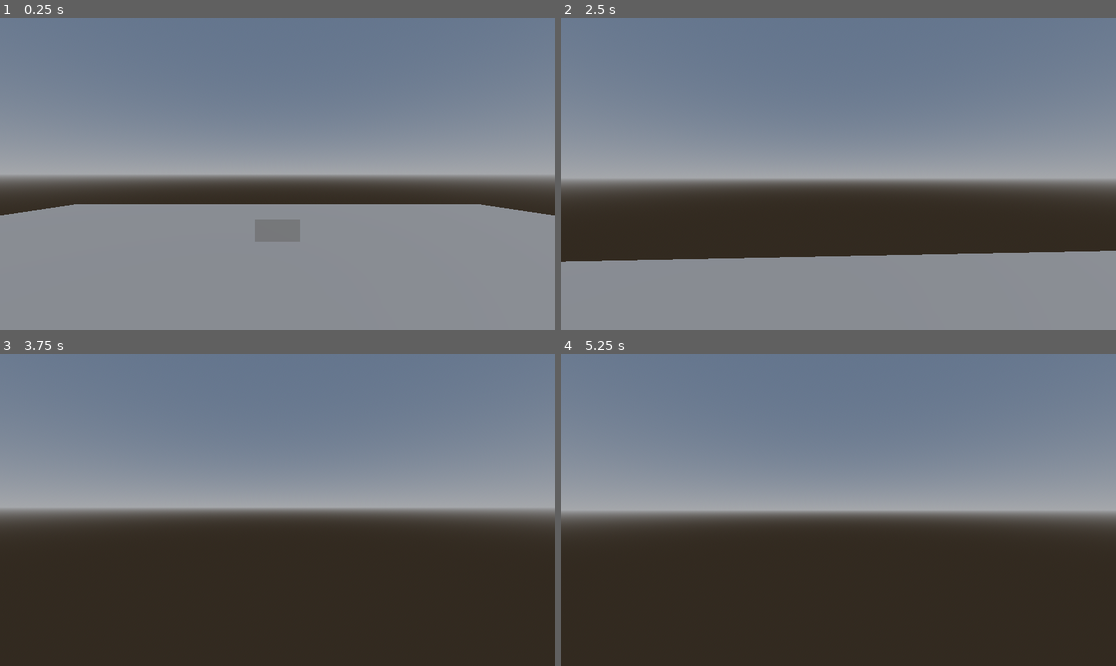
Above: before the commit, frames 1-4 (two rows, left to right).
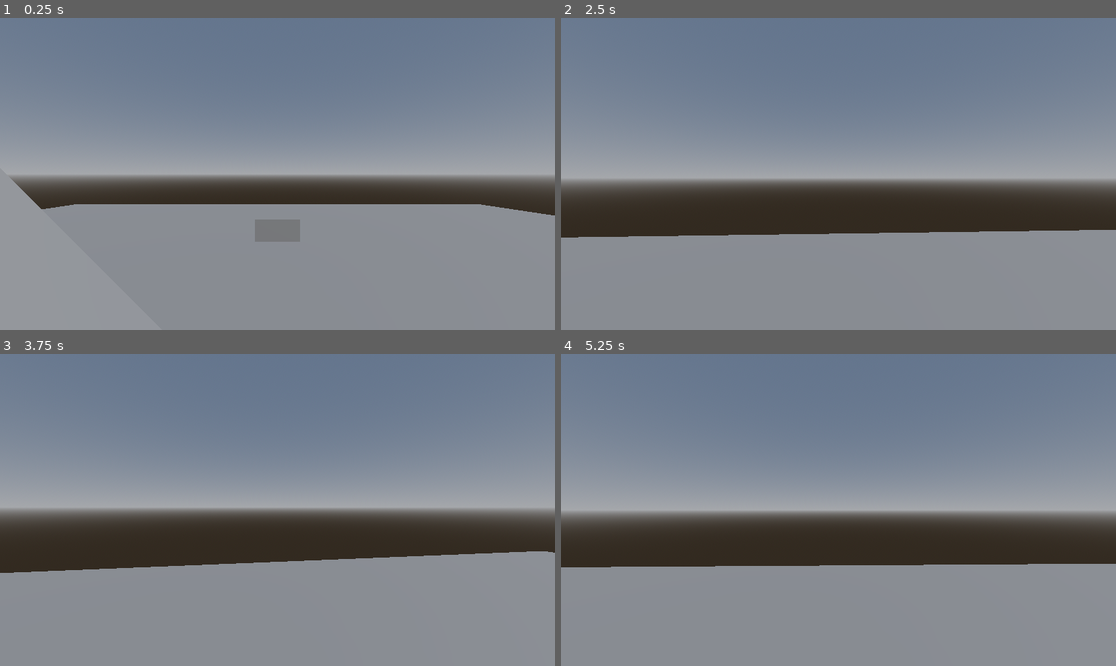
Above: after the commit, the same moments.

Repository: Ieida/Jame-Gam-Christmas
Game: Godot game, scene res://level_0/level_0.tscn
Two runs of this game, one before a commit and one after it. Both use one fixed random seed, a clock stepped at 60 frames per second and the inputs below.
Inputs (mouse positions are in pixels of both pictures, inside the frame that each line leads up to):
- Up to frame 1 (0.25 s): no input
- Up to frame 2 (2.5 s): tap Enter at 0.5 s; move the mouse to (866, 174) at 0.52 s; hold W (move_forward) from 0.53 s (still down); move the mouse to (810, 174) at 1.27 s; move the mouse to (849, 167) at 2.02 s
- Up to frame 3 (3.75 s): keep holding W (move_forward); move the mouse to (271, 516) at 2.77 s; tap Space at 3.5 s; move the mouse to (316, 513) at 3.52 s
- Up to frame 4 (5.25 s): keep holding W (move_forward); tap Enter at 4.25 s; move the mouse to (794, 506) at 4.27 s; tap Space at 5 s; move the mouse to (844, 510) at 5.02 s

The runs differ from the first frame. In frame 1, 0.5% of the frame differs, in the area x 0-8%, y 51-64%; in frame 2, 7.2%; in frame 3, 33%, in the area x 0-100%, y 63-100%; in frame 4, 32%.

Commit message:
small improvements

Diff:
--- a/level_0/level_0.tscn
+++ b/level_0/level_0.tscn
@@ -25,6 +25,13 @@
 [sub_resource type="ConcavePolygonShape3D" id="ConcavePolygonShape3D_nknhi"]
 data = PackedVector3Array(-0.5, 0.5, 0.5, 0.5, 0.5, 0.5, -0.5, -0.5, 0.5, 0.5, 0.5, 0.5, 0.5, -0.5, 0.5, -0.5, -0.5, 0. …(500 unchanged characters)…
 
+[sub_resource type="PrismMesh" id="PrismMesh_hvavc"]
+left_to_right = 0.0
+size = Vector3(3, 3, 3)
+
+[sub_resource type="ConcavePolygonShape3D" id="ConcavePolygonShape3D_ljss2"]
+data = PackedVector3Array(-1.5, 1.5, 1, 1.5, -1.5, 1, -1.5, -1.5, 1, -1.5, 1.5, -1, -1.5, -1.5, -1, 1.5, -1.5, -1, -1.5, 1.5, 1, -1.5, 1.5, -1, 1.5, -1.5, 1, -1.5, 1.5, -1, 1.5, -1.5, -1, 1.5, -1.5, 1, -1.5, 1.5, -1, -1.5, 1.5, 1, -1.5, -1.5, -1, -1.5, 1.5, 1, -1.5, -1.5, 1, -1.5, -1.5, -1, -1.5, -1.5, 1, 1.5, -1.5, 1, -1.5, -1.5, -1, 1.5, -1.5, 1, 1.5, -1.5, -1, -1.5, -1.5, -1)
+
 [node name="Level0" type="Node3D"]
 
 [node name="WorldEnvironment" type="WorldEnvironment" parent="."]
@@ -32,6 +39,8 @@
 
 [node name="DirectionalLight3D" type="DirectionalLight3D" parent="."]
 transform = Transform3D(0.707107, -0.5, 0.5, 0, 0.707107, 0.707107, -0.707107, -0.5, 0.5, 0, 0, 0)
+
+[node name="Player" parent="." instance=ExtResource("1_x7sid")]
 
 [node name="Floor" type="MeshInstance3D" parent="."]
 mesh = SubResource("PlaneMesh_um0av")
@@ -59,4 +68,11 @@
 [node name="CollisionShape3D" type="CollisionShape3D" parent="Box2/StaticBody3D"]
 shape = SubResource("ConcavePolygonShape3D_nknhi")
 
-[node name="Player" parent="." instance=ExtResource("1_x7sid")]
+[node name="Ramp" type="MeshInstance3D" parent="."]
+transform = Transform3D(1, 0, 0, 0, 1, 0, 0, 0, 1, -2, 1.5, 0)
+mesh = SubResource("PrismMesh_hvavc")
+
+[node name="StaticBody3D" type="StaticBody3D" parent="Ramp"]
+
+[node name="CollisionShape3D" type="CollisionShape3D" parent="Ramp/StaticBody3D"]
+shape = SubResource("ConcavePolygonShape3D_ljss2")
--- a/player/player.tscn
+++ b/player/player.tscn
@@ -6,6 +6,7 @@
 
 [sub_resource type="SeparationRayShape3D" id="SeparationRayShape3D_dfvus"]
 length = 1.5
+slide_on_slope = true
 
 [node name="Player" type="Node3D"]
 script = ExtResource("1_q2j2o")
Not shown: 1 places in level_0/level_0.tscn that only renumber resources
